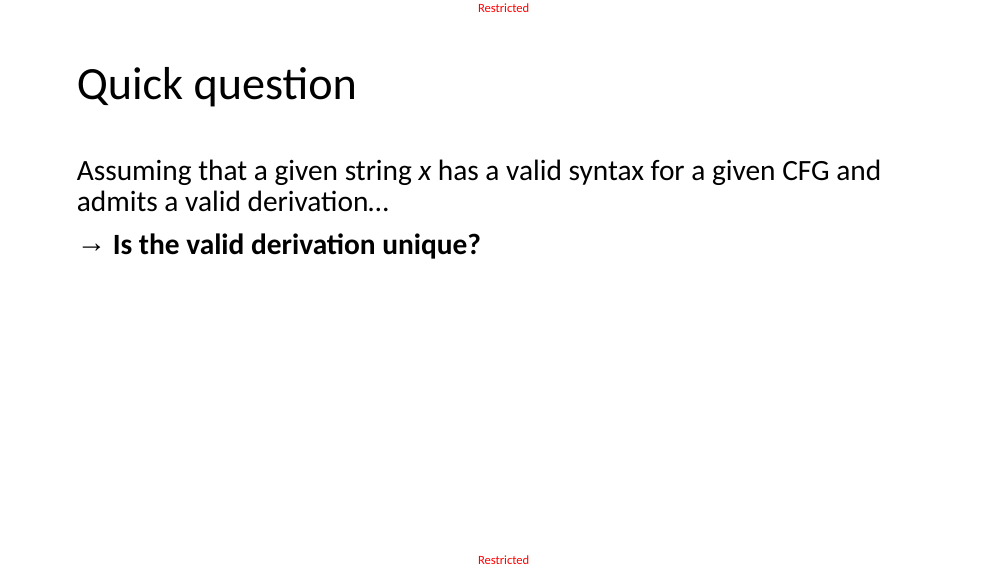
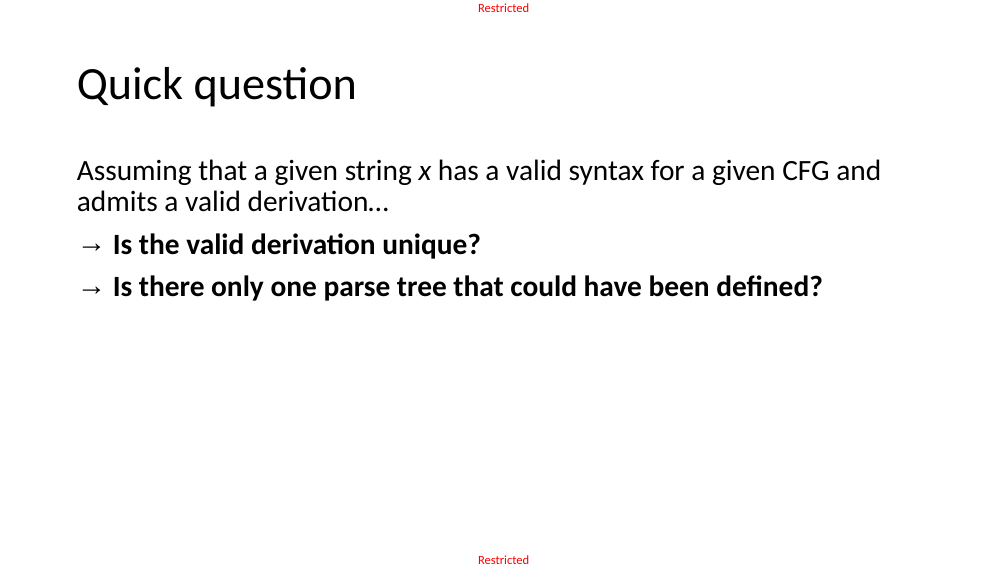
Before and after one commit to matthieudemari/SUTD_PLC_50_051, a slide deck: slide 41 of W10/W10S2/W10S2.pptx (slide 39 before the commit). Drawn at 1008x567 pixels with LibreOffice and Linux fonts; fonts in the diff are those of the drawing. Boxes give left, top, right and bottom in pixels: in the first picture for what was removed or moved away, otherwise in the second. Text is boxed around its words. In the diff, an @@ line names an element or a change of style, - is before the commit and + after.

```diff
--- a/W10/W10S2/W10S2.pptx
+++ b/W10/W10S2/W10S2.pptx
@@ text at (113,275,823,301): paragraph added @@
+→ Is there only one parse tree that could have been defined?
```
Also in this commit, not shown: 1 other slide changed, 21 slides added, 3 other files.
